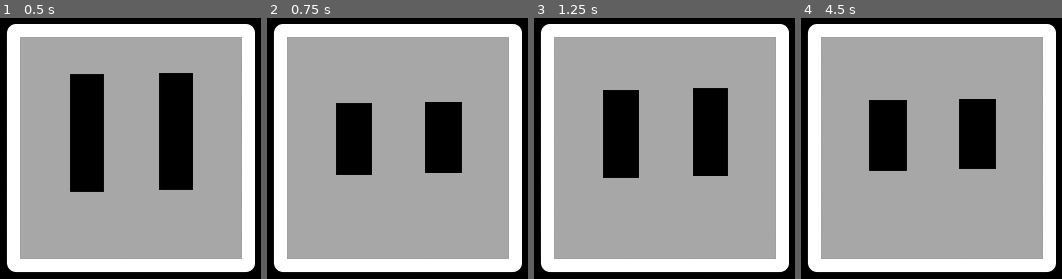
Above: before the commit, frames 1-4 (left to right).
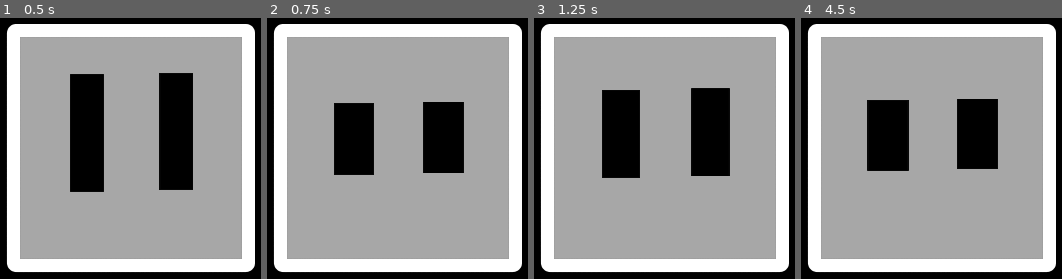
Above: after the commit, the same moments.

Repository: Cynthia7979/godot-projects
Game: Godot game, scene res://scenes/Main.tscn
Two runs of this game, one before a commit and one after it. Both use one fixed random seed, a clock stepped at 60 frames per second and the inputs below.
Inputs (mouse positions are in pixels of both pictures, inside the frame that each line leads up to):
- Up to frame 1 (0.5 s): no input
- Up to frame 2 (0.75 s): tap Enter at 0.5 s; move the mouse to (397, 145) at 0.52 s; click (397, 145) at 0.6 s
- Up to frame 3 (1.25 s): no input
- Up to frame 4 (4.5 s): move the mouse to (811, 44) at 1.27 s; click (811, 44) at 1.35 s; tap Space at 2 s; move the mouse to (outside the picture) at 2.02 s; click (outside the picture) at 2.1 s; tap Enter at 2.75 s; move the mouse to (900, 132) at 2.77 s; click (900, 132) at 2.85 s; move the mouse to (outside the picture) at 3.52 s; click (outside the picture) at 3.6 s; move the mouse to (outside the picture) at 4.27 s; click (outside the picture) at 4.35 s

Frame 1 is identical in both runs. In frame 2, 0.8% of the frame differs, in the area x 25-76%, y 32-61%; in frame 3, 0.8%; in frame 4, 0.8%.

Commit message:
fix: Randomized seed

Diff:
--- a/Virtual Pet/scenes/Eye.gd
+++ b/Virtual Pet/scenes/Eye.gd
@@ -42,11 +42,15 @@
 
 func open(duration: float):
 	if not self._open:
-		$AnimationPlayer.playback_speed = 1 / duration;
-		var animation = $AnimationPlayer.get_animation('open');
-		var track_scale = animation.find_track('.:scale');
-		animation.track_set_key_value(track_scale, 0, self.scale);
-		$AnimationPlayer.stop();
-		$AnimationPlayer.play('open');
-		self._open = true;
-		self._closed = false;
+		self._open(duration);
+
+
+func _open(duration: float):
+	$AnimationPlayer.playback_speed = 1 / duration;
+	var animation = $AnimationPlayer.get_animation('open');
+	var track_scale = animation.find_track('.:scale');
+	animation.track_set_key_value(track_scale, 0, self.scale);
+	$AnimationPlayer.stop();
+	$AnimationPlayer.play('open');
+	self._open = true;
+	self._closed = false;
--- a/Virtual Pet/scenes/Eye.tscn
+++ b/Virtual Pet/scenes/Eye.tscn
@@ -80,7 +80,7 @@
 "times": PoolRealArray( 0, 1 ),
 "transitions": PoolRealArray( 1, 1 ),
 "update": 0,
-"values": [ Vector2( 1, 1 ), Vector2( 1.2, 0.1 ) ]
+"values": [ Vector2( 1, 1 ), Vector2( 1.465, 0.1 ) ]
 }
 
 [sub_resource type="Animation" id=6]
--- a/Virtual Pet/scenes/Main.gd
+++ b/Virtual Pet/scenes/Main.gd
@@ -1 +1,5 @@
 extends Node2D
+
+
+func _ready():
+	randomize();
